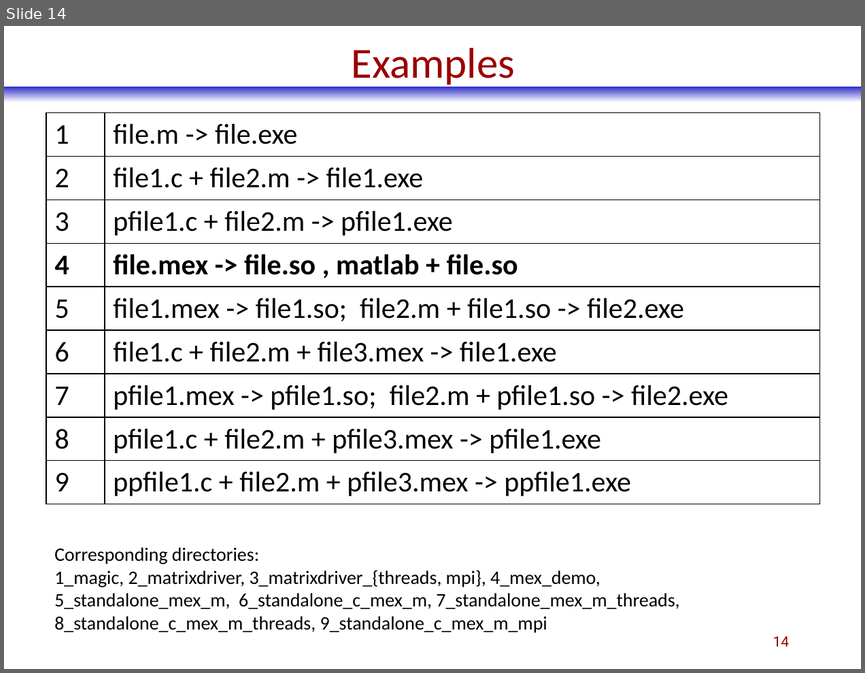
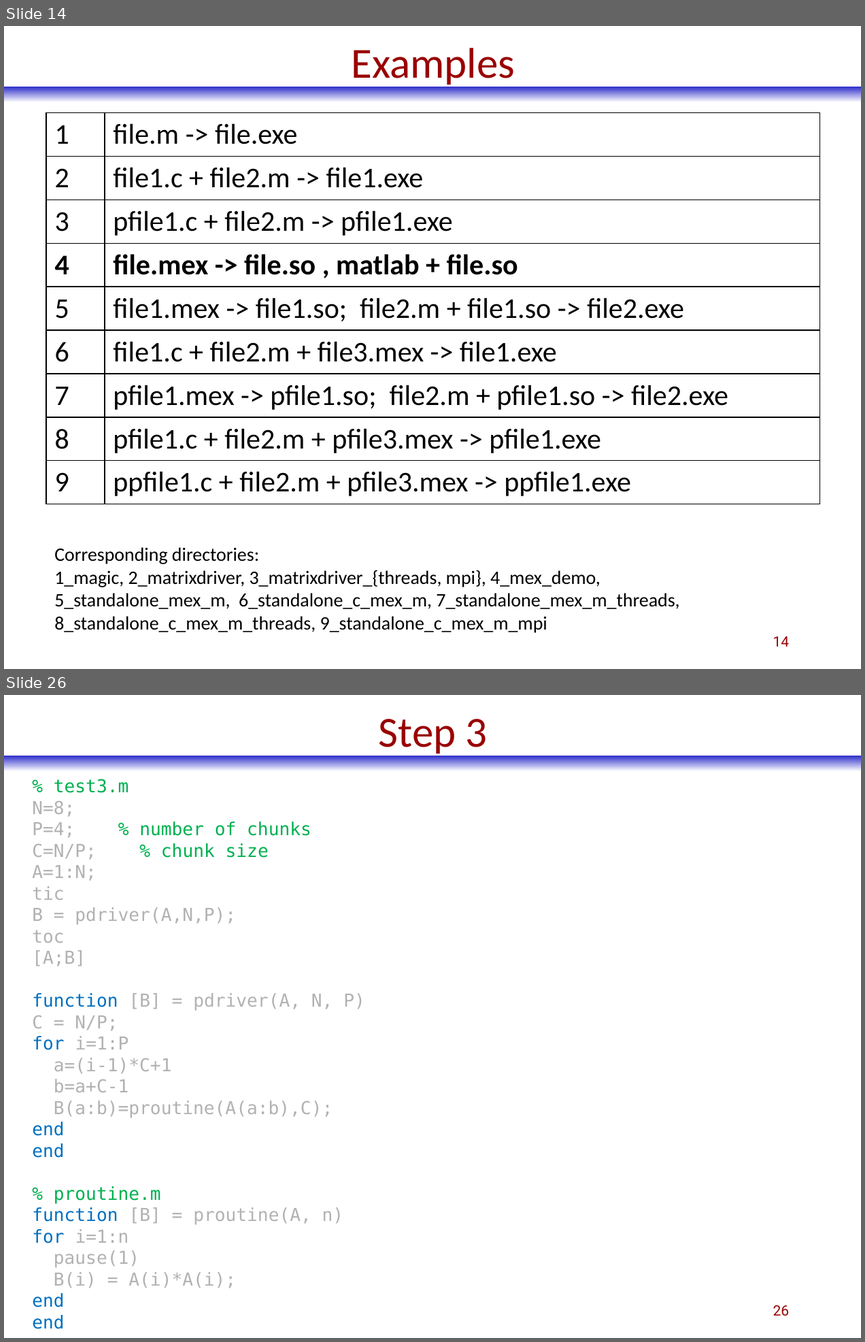
Before and after one commit to phadjido/matlab_compiler, a slide deck: ppt/EY.MatlabCompiler.pptx. Shown one above the other, each under a label of ours: slide 14 before the commit, slides 14 and 26 after it; the slides between them are not shown. The pictures are 865x673 and 865x1342 pixels, drawn with LibreOffice and Linux fonts; fonts in the diff are those of the drawing. Boxes give left, top, right and bottom in pixels: in the first picture for what was removed or moved away, otherwise in the second. Text is boxed around its words. In the diff, an @@ line names an element or a change of style, - is before the commit and + after.

```diff
--- a/ppt/EY.MatlabCompiler.pptx
+++ b/ppt/EY.MatlabCompiler.pptx
@@ slide 26 added at (x1=4, y1=695, x2=861, y2=1338), background #FFFFFF; not listed: 1 template element that a slide beside it also shows @@
@@ title added at (x1=379, y1=719, x2=487, y2=757), 36 pt, text #990000 @@
+Step 3
@@ text added at (x1=32, y1=779, x2=365, y2=1329), 15 pt, text #B2B2B2 @@
+% test3.m
+N=8;
+P=4; % number of chunks
+C=N/P; % chunk size
+A=1:N;
+tic
+B = pdriver(A,N,P);
+toc
+[A;B]
+function [B] = pdriver(A, N, P)
+C = N/P;
+for i=1:P
+a=(i-1)*C+1
+b=a+C-1
+B(a:b)=proutine(A(a:b),C);
+end
+end
+% proutine.m
+function [B] = proutine(A, n)
+for i=1:n
+pause(1)
+B(i) = A(i)*A(i);
+end
+end
@@ page number added at (x1=773, y1=1305, x2=789, y2=1316), 12 pt, text #990000 @@
+26
```
Also in this commit, not shown: 2 slides changed, 13 other slides added, 1 other file.
